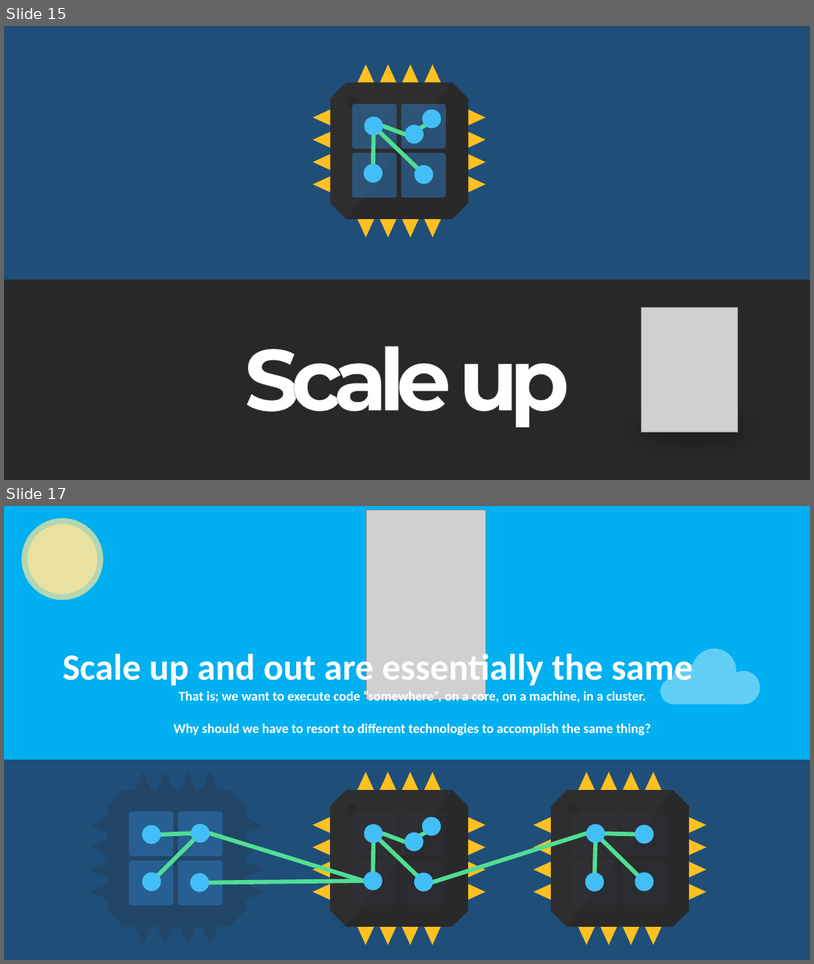
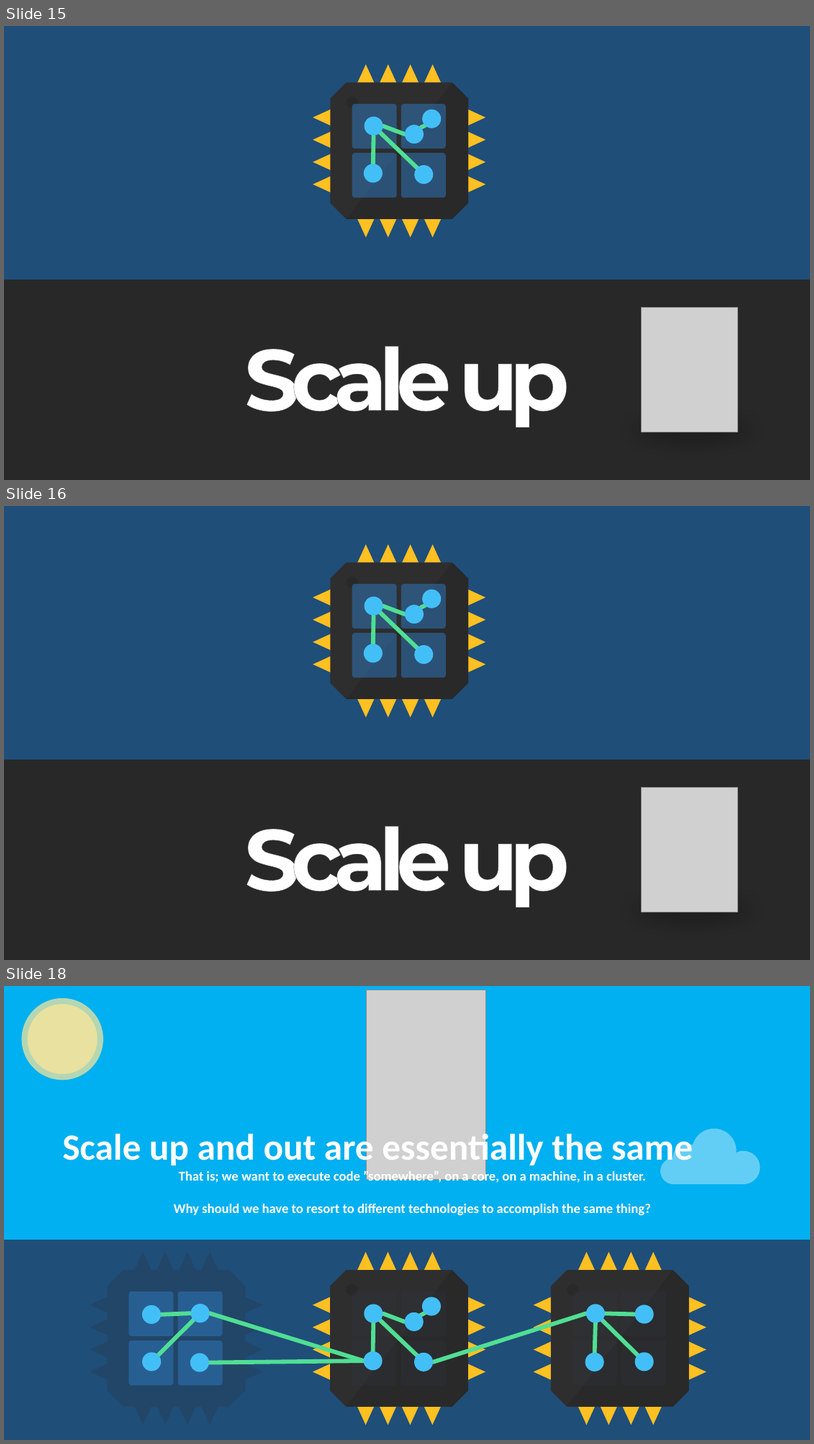
Before and after one commit to rogeralsing/Presentations, a slide deck: ProtoActor/QConSP/protoactor.pptx. Shown one above the other, each under a label of ours: slides 15 and 17 before the commit, slides 15, 16 and 18 after it; the slides between them are not shown. The pictures are 814x964 and 814x1444 pixels, drawn with LibreOffice and Linux fonts; fonts in the diff are those of the drawing; grey boxes stand for pictures. Boxes give left, top, right and bottom in pixels: in the first picture for what was removed or moved away, otherwise in the second. Text is boxed around its words. In the diff, an @@ line names an element or a change of style, - is before the commit and + after.

```diff
--- a/ProtoActor/QConSP/protoactor.pptx
+++ b/ProtoActor/QConSP/protoactor.pptx
@@ slide 16 added at box(4, 506, 810, 960), background #1F4E79 @@
@@ freeform shape added at box(313, 544, 486, 717), fill #FFC021 @@
@@ octagon added at box(331, 562, 468, 699), fill #2E2E2E @@
@@ freeform shape added at box(347, 562, 468, 699), fill #292929 @@
@@ ellipse added at box(347, 576, 358, 587), fill #292929 @@
@@ rounded rectangle added at box(352, 584, 397, 629), fill #2E75B6 at 55% opacity @@
@@ rounded rectangle added at box(401, 584, 446, 629), fill #2E75B6 at 55% opacity @@
@@ ellipse added at box(422, 590, 441, 608), fill #43BFF7 @@
@@ ellipse added at box(365, 597, 383, 615), fill #43BFF7 @@
@@ line added from (381, 613) to (417, 648), #50DE94 5 pt @@
@@ line added from (405, 614) to (383, 606), #50DE94 5 pt @@
@@ ellipse added at box(405, 605, 424, 623), fill #43BFF7 @@
@@ line added from (422, 608) to (425, 605), #50DE94 5 pt @@
@@ rounded rectangle added at box(352, 633, 397, 678), fill #2E75B6 at 55% opacity @@
@@ line added from (373, 615) to (373, 644), #50DE94 5 pt @@
@@ rounded rectangle added at box(401, 633, 446, 678), fill #2E75B6 at 55% opacity @@
@@ ellipse added at box(364, 644, 383, 663), fill #43BFF7 @@
@@ ellipse added at box(415, 645, 434, 664), fill #43BFF7 @@
@@ rectangle added at box(4, 759, 810, 960), fill #282828 @@
@@ picture added at box(642, 788, 738, 912) @@
@@ text added at box(244, 826, 570, 907), 103 pt, text #FFFFFF, bold @@
+Scale up
@@ ellipse added at box(592, 874, 795, 947), fill #000000 at 27% opacity @@
@@ what was slide 17 is now slide 18 @@
```
Also in this commit, not shown: 2 slides changed, 9 other slides added, 6 slides removed.
